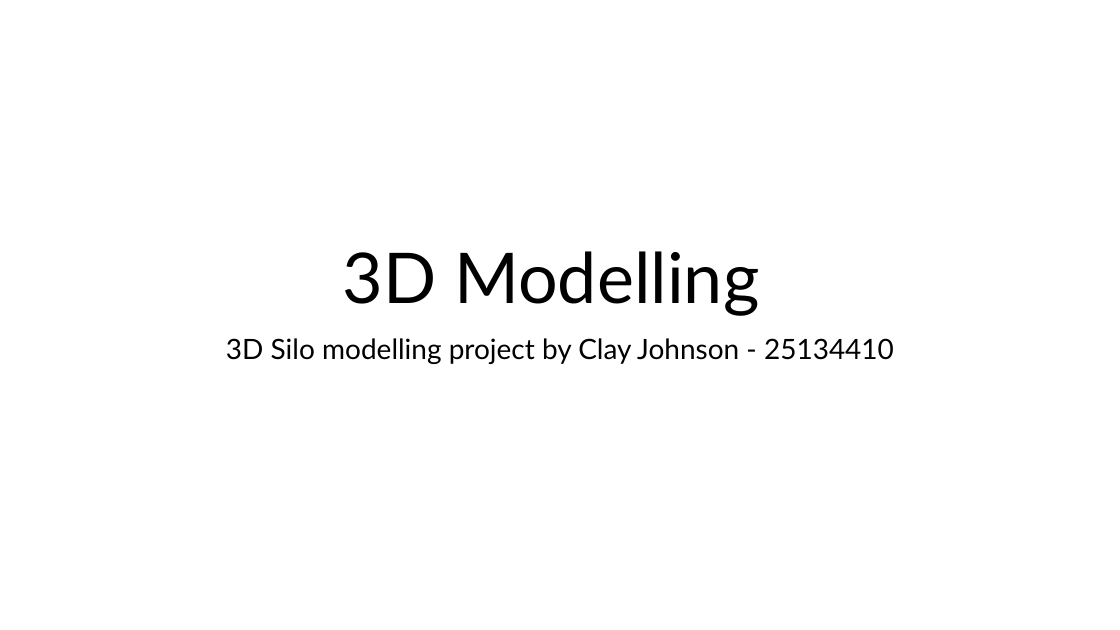
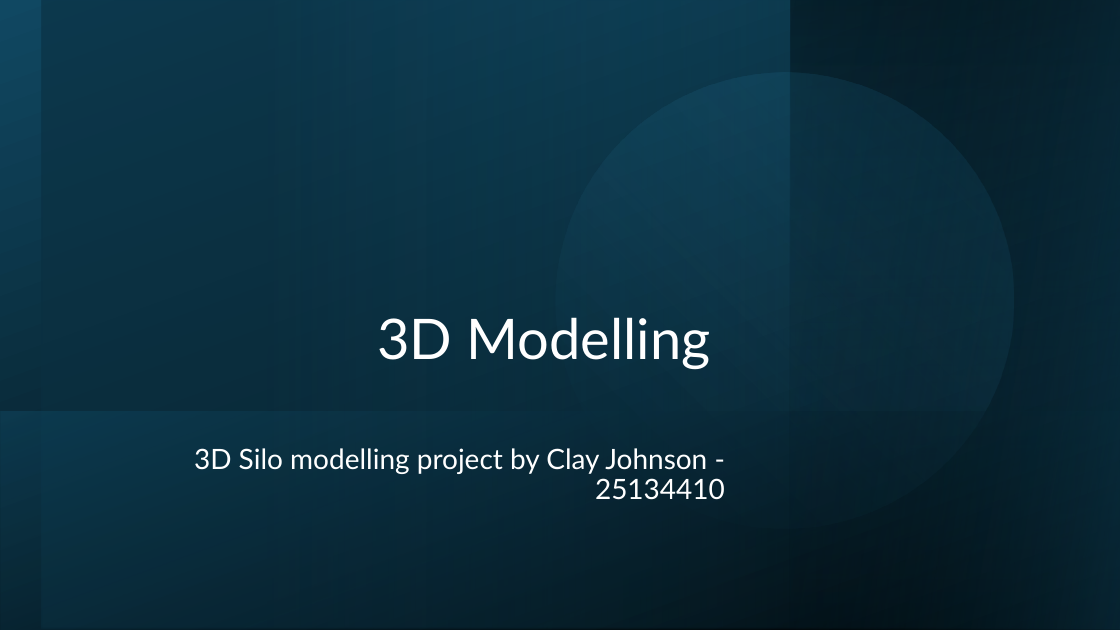
Before and after one commit to ClayJ27/Modelling, a slide deck: slide 1 of Modelling portfolio.pptx. Drawn at 1120x630 pixels with LibreOffice and Linux fonts; fonts in the diff are those of the drawing. Boxes give left, top, right and bottom in pixels: in the first picture for what was removed or moved away, otherwise in the second. Text is boxed around its words. In the diff, an @@ line names an element or a change of style, - is before the commit and + after.

```diff
--- a/Modelling portfolio.pptx
+++ b/Modelling portfolio.pptx
@@ rectangle added at bbox=[0, 0, 1120, 630], fill gradient #000000 to #104862 @@
@@ rectangle added at bbox=[42, 0, 1120, 628], fill gradient #0B3041 to #156082 @@
@@ ellipse added at bbox=[503, 20, 1067, 582], fill gradient #156082 to #46B1E1 @@
@@ rectangle added at bbox=[790, 0, 1120, 630], fill gradient #104862 to #000000 @@
@@ rectangle added at bbox=[791, 0, 1120, 630], fill gradient #104862 to #000000 @@
@@ title "3D Modelling": place and size @@
-title "3D Modelling" at bbox=[343, 251, 759, 316]
+title "3D Modelling" at bbox=[377, 317, 711, 369]
@@ title "3D Modelling" at bbox=[377, 317, 711, 369]: size 60 to 48 pt, text colour #000000 to #FFFFFF; alignment centre to right @@
@@ rectangle added at bbox=[1, 412, 1120, 630], fill gradient #104862 to #000000 @@
@@ subtitle "3D Silo modelling project by ...": place and size @@
-subtitle "3D Silo modelling project by ..." at bbox=[226, 338, 894, 364]
+subtitle "3D Silo modelling project by ..." at bbox=[194, 448, 725, 500]
@@ subtitle "3D Silo modelling project by ..." at bbox=[194, 448, 725, 500]: text colour #000000 to #FFFFFF; alignment centre to right @@
```
Also in this commit, not shown: 3 other slides changed, 4 slides added.
